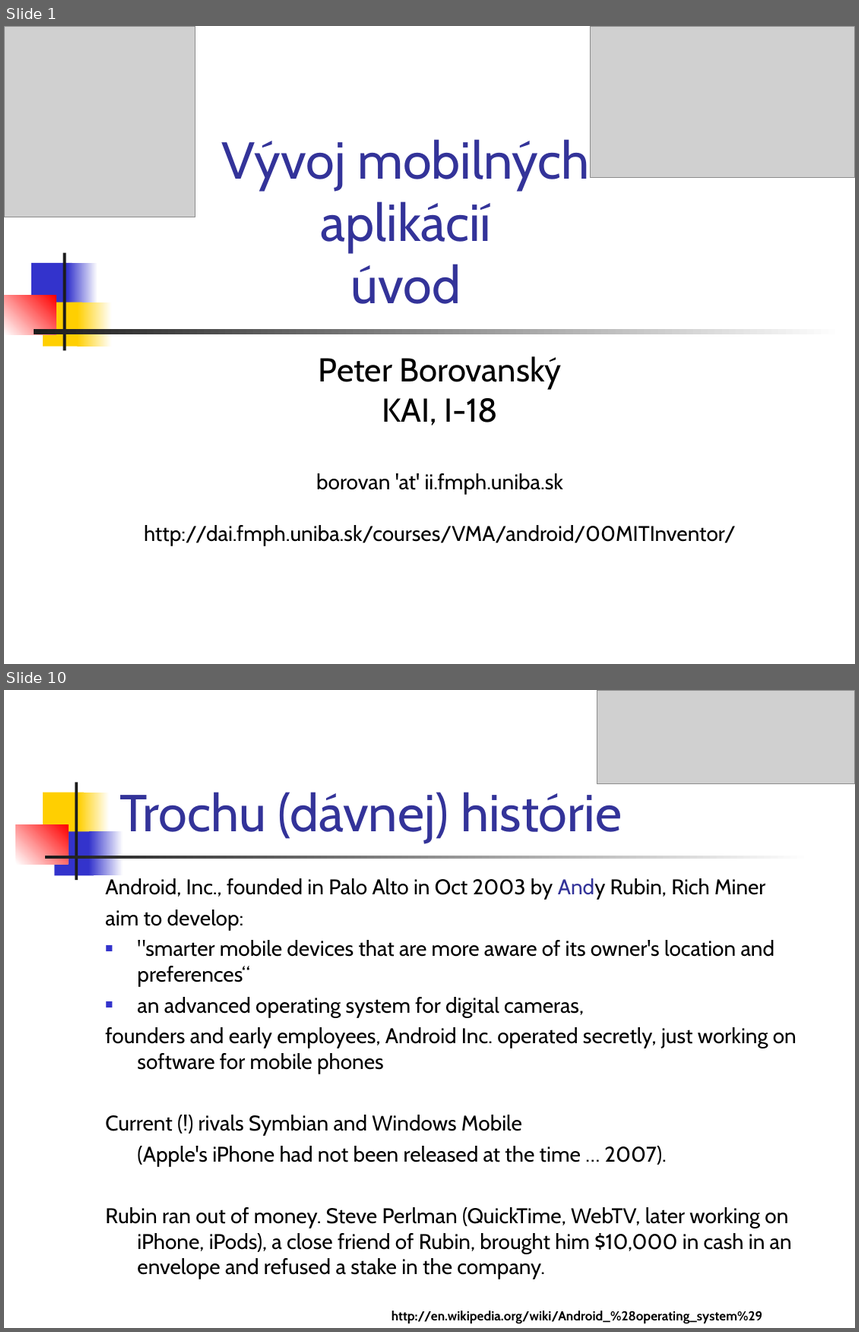
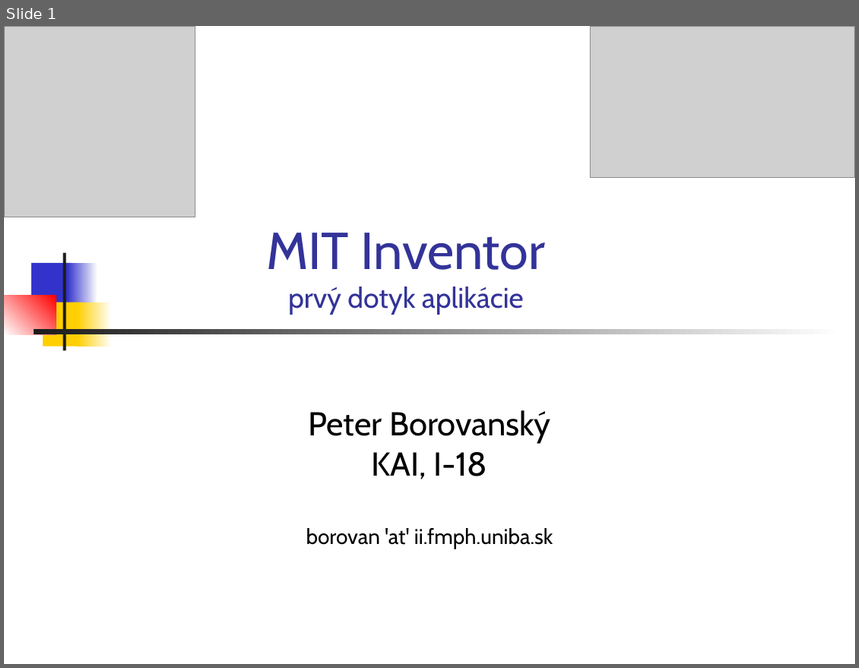
Before and after one commit to vmandro/Prednasky, a slide deck: 01/01_MIT.ppt. Shown one above the other, each under a label of ours: slides 1 and 10 before the commit, slide 1 after it; the slides between them are not shown. The pictures are 859x1332 and 859x668 pixels, drawn with LibreOffice and Linux fonts; fonts in the diff are those of the drawing; grey boxes stand for pictures. Boxes give left, top, right and bottom in pixels: in the first picture for what was removed or moved away, otherwise in the second. Text is boxed around its words. In the diff, an @@ line names an element or a change of style, - is before the commit and + after.

```diff
--- a/01/01_MIT.ppt
+++ b/01/01_MIT.ppt
@@ slide 10 removed at (4,690,855,1328), background #FFFFFF @@
@@ picture removed at (598,690,855,784) @@
@@ rectangle removed at (44,792,84,837) @@
@@ rectangle removed at (75,782,77,880) @@
@@ rectangle removed at (79,792,110,837) @@
@@ title removed at (120,792,622,843) @@
-Trochu (dávnej) histórie
@@ rectangle removed at (16,825,68,863) @@
@@ rectangle removed at (54,831,94,875) @@
@@ rectangle removed at (89,831,123,875) @@
@@ rectangle removed at (45,856,811,859) @@
@@ text removed at (105,878,797,1280) @@
-Android, Inc., founded in Palo Alto in Oct 2003 by Andy Rubin, Rich Miner
-aim to develop:
-■ "smarter mobile devices that are more aware of its owner's location and preferences“
-■ an advanced operating system for digital cameras,
-founders and early employees, Android Inc. operated secretly, just working on software for mobile phones
-Current (!) rivals Symbian and Windows Mobile
-(Apple's iPhone had not been released at the time … 2007).
-Rubin ran out of money. Steve Perlman (QuickTime, WebTV, later working on iPhone, iPods), a close friend of Rubin, brought him $10,000 in cash in an envelope and refused a stake in the company.
@@ text removed at (392,1311,763,1325) @@
-http://en.wikipedia.org/wiki/Android_%28operating_system%29
@@ slide 1 changed as well @@
@@ title at (266,233,546,315): text changed; size 44 to 24 pt @@
-Vývoj mobilných aplikácií
-úvod
+MIT Inventor
+prvý dotyk aplikácie
@@ subtitle "Peter Borovanský": place and size @@
-subtitle "Peter Borovanský" at (144,357,736,547)
+subtitle "Peter Borovanský" at (306,411,553,549)
@@ subtitle at (144,525,736,547): paragraph removed @@
-http://dai.fmph.uniba.sk/courses/VMA/android/00MITInventor/
```
Also in this commit, not shown: 30 slides added, 14 other slides removed, 3 other files.
